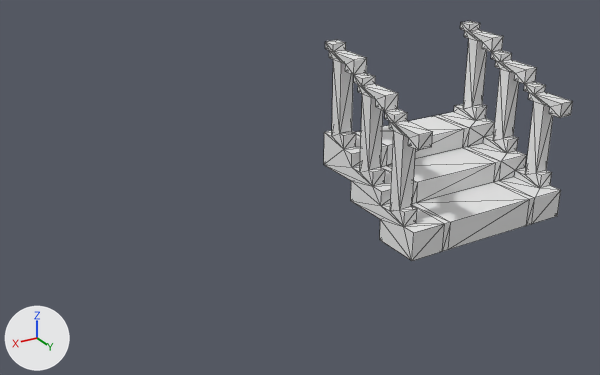
Renders of the OBJ model Assets/_Game/Models/Environment/Stairs/GGJ stairs.obj from each side of a commit.
Both versions are drawn from a camera (50 mm lens) standing at (12.35, 13.41, 11.14) and looking at (7.32, 5.03, 6.95). Every picture has the same lights, and +X, +Y and +Z are marked at lower left. Mesh edges are drawn as thin lines. Where no turn or scale is listed for an object, it has been applied to the vertices. Vertices at the same position are counted once.

In view in the first picture: 'Untitled'.
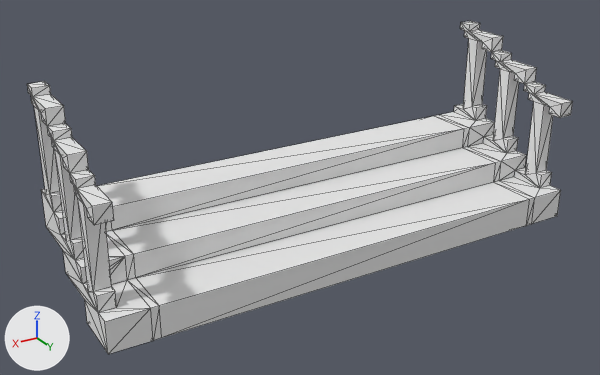
The newer file is also turned or shifted as a whole; pictures and numbers use the older file's frame.

The change in detail:
me_untitled has 268 vertices, 548 faces and spans x 3.7..6.3, y 4.0..6.1, z 6.1..8.5.
me_untitled is used by ob_untitled; location (0.0, 0.0, 0.0).
me_untitled part 1: all 134 vertices in x 5.7..6.3, y 4.0..6.1, z 6.1..8.5 are moved by (4.0, 0.0, 0.0).

Boxes [x1, y1, x2, y2] around the edits, measured in the pictures (600 x 375 px; the box of a moved part takes in the faces that stretch with it):
'Untitled', reshaped (119% wider, 39% taller): before [324, 21, 573, 261]; after [27, 21, 573, 354]
part 1 of me_untitled, moved or reshaped: before [324, 40, 530, 261]; after [27, 82, 530, 354]
